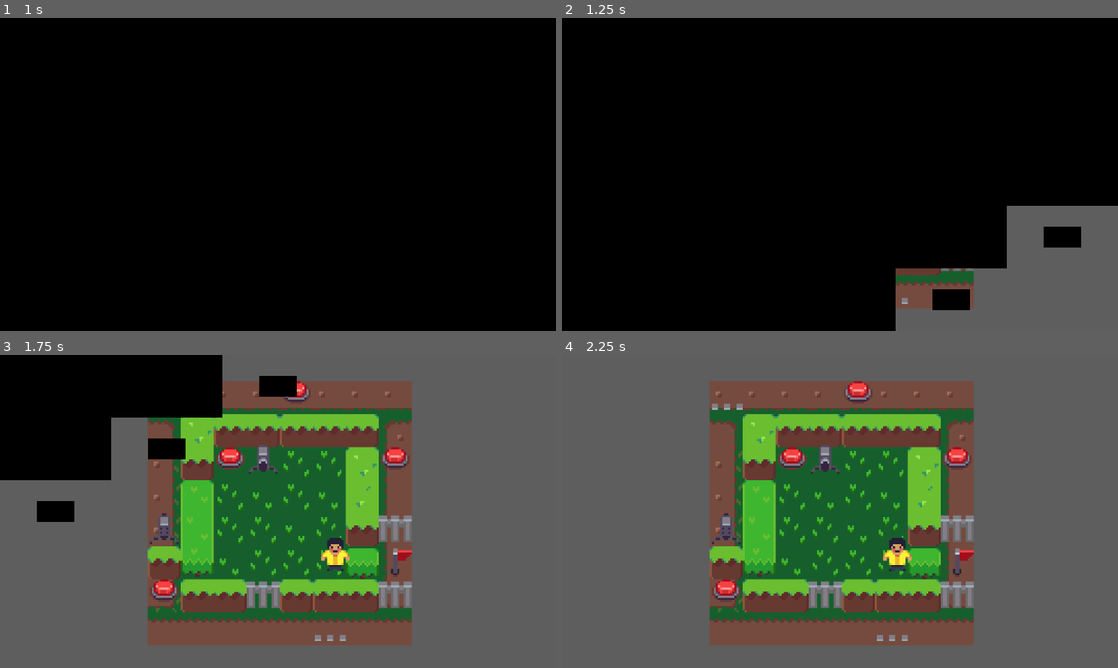
Above: before the commit, frames 1-4 (two rows, left to right).
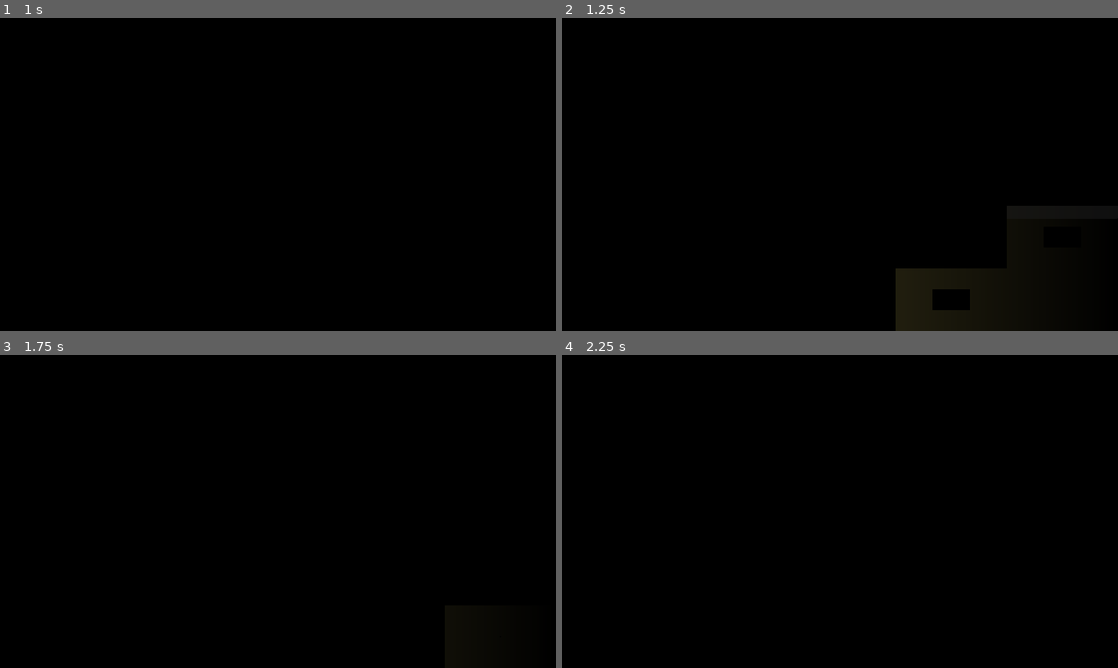
Above: after the commit, the same moments.

Repository: francosorbello/ciclos-jam
Game: Godot game, scene res://main/main.tscn
Two runs of this game, one before a commit and one after it. Both use one fixed random seed, a clock stepped at 60 frames per second and the inputs below.
Inputs (mouse positions are in pixels of both pictures, inside the frame that each line leads up to):
- Up to frame 1 (1 s): move the mouse to (400, 158) at 0.52 s; hold Right (move_right) from 0.53 s (still down); hold Space (continue) from 0.53 s (still down)
- Up to frame 2 (1.25 s): keep holding Right (move_right); keep holding Space (continue)
- Up to frame 3 (1.75 s): release Right (move_right) at 1.25 s; release Space (continue) at 1.25 s; click (472, 520) at 1.25 s, where only the run after the commit has a clickable "JUGAR"
- Up to frame 4 (2.25 s): click (1034, 520) at 2 s, where only the run after the commit has a clickable "JUGAR"

Frame 1 is identical in both runs. In frame 2, 11% of the frame differs, in the area x 60-100%, y 60-100%; in frame 3, 87%; in frame 4, 100%, in the area x 0-100%, y 0-100%.

Commit message:
Background color

Diff:
--- a/content/screen_res/initial_screen.tres
+++ b/content/screen_res/initial_screen.tres
@@ -4,5 +4,5 @@
 
 [resource]
 script = ExtResource("1_cyyqy")
-initial_screen_name = "tino_level_7"
+initial_screen_name = "main_menu"
 metadata/_custom_type_script = "uid://do68jv6vn6vhn"
--- a/ui/game_level_container.tscn
+++ b/ui/game_level_container.tscn
@@ -19,7 +19,7 @@
 anchor_bottom = 1.0
 grow_horizontal = 2
 grow_vertical = 2
-color = Color(0.36810192, 0.36810198, 0.36810192, 1)
+color = Color(0.019607844, 0.17254902, 0.13333334, 1)
 
 [node name="SubViewportContainer" type="SubViewportContainer" parent="." unique_id=167998368]
 texture_filter = 1
--- a/ui/main_menu/main_menu.tscn
+++ b/ui/main_menu/main_menu.tscn
@@ -18,7 +18,7 @@
 grow_horizontal = 2
 grow_vertical = 2
 script = ExtResource("1_omy8q")
-next_scene_name = "test"
+next_scene_name = "tino_level_1"
 
 [node name="ColorRect" type="TextureRect" parent="." unique_id=191020933]
 layout_mode = 1
